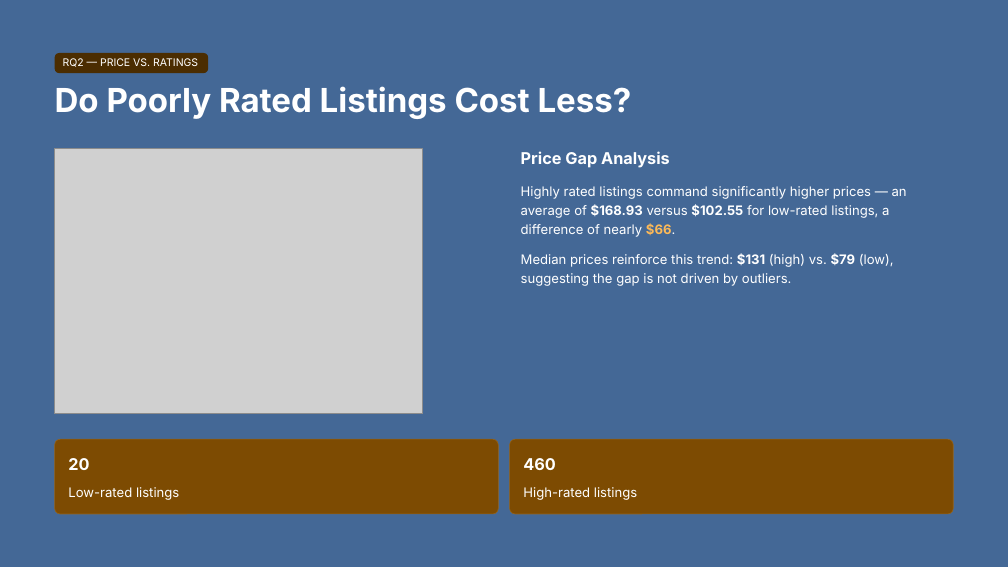
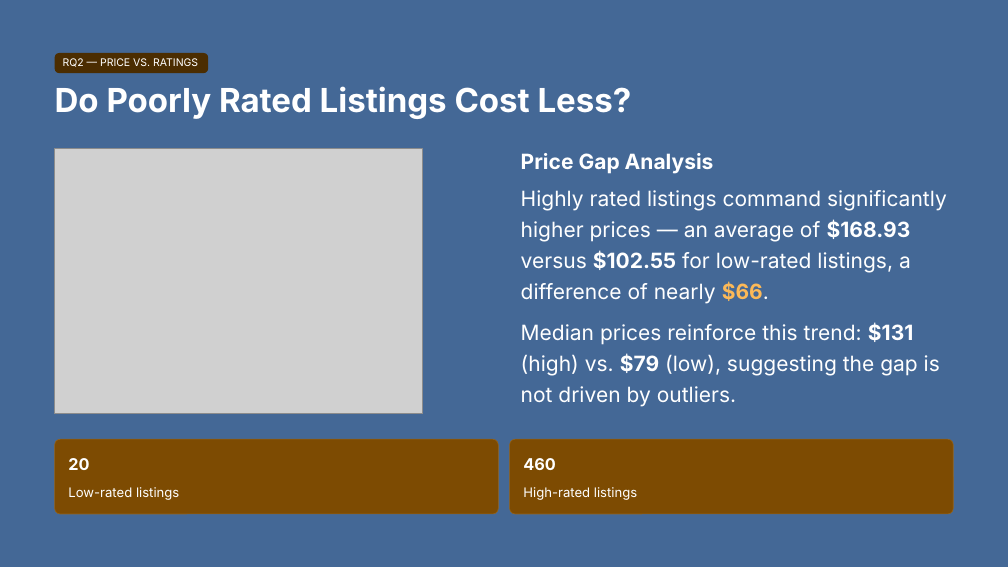
Before and after one commit to jannoelvero/first_project, a slide deck: slide 9 of slides/project_presentation.pptx. Drawn at 1008x567 pixels with LibreOffice and Linux fonts; fonts in the diff are those of the drawing; grey boxes stand for pictures; background and template pictures are left out. Boxes give left, top, right and bottom in pixels: in the first picture for what was removed or moved away, otherwise in the second. Text is boxed around its words. In the diff, an @@ line names an element or a change of style, - is before the commit and + after.

```diff
--- a/slides/project_presentation.pptx
+++ b/slides/project_presentation.pptx
@@ text "Price Gap Analysis" at [521,153,714,174]: size 15.5 to 20 pt @@
@@ text "Highly rated listings command significantly ..." at [521,190,947,407]: size 12.5 to 20 pt @@
```
Also in this commit, not shown: 13 other slides changed, 1 slide added.
